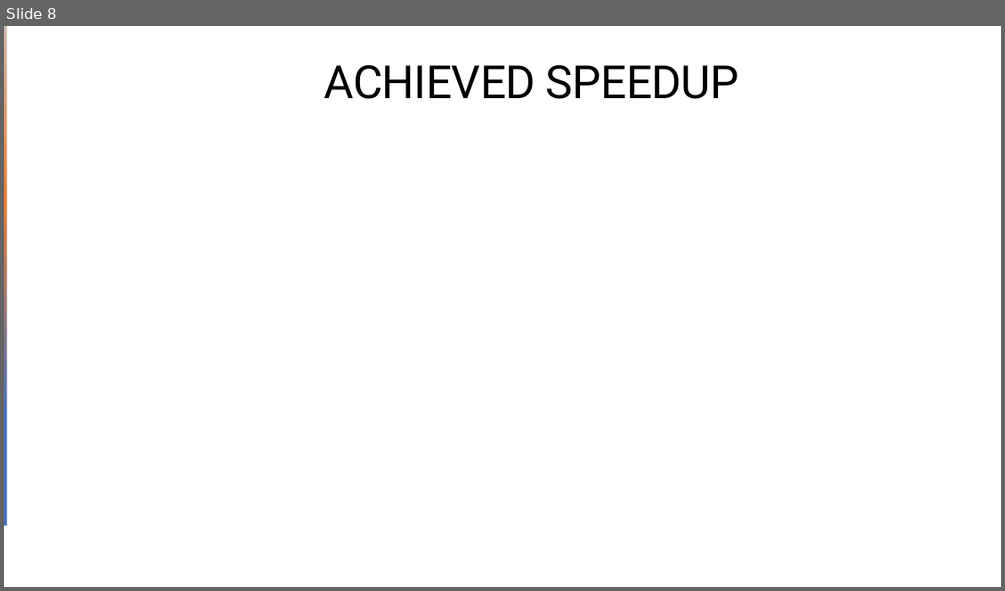
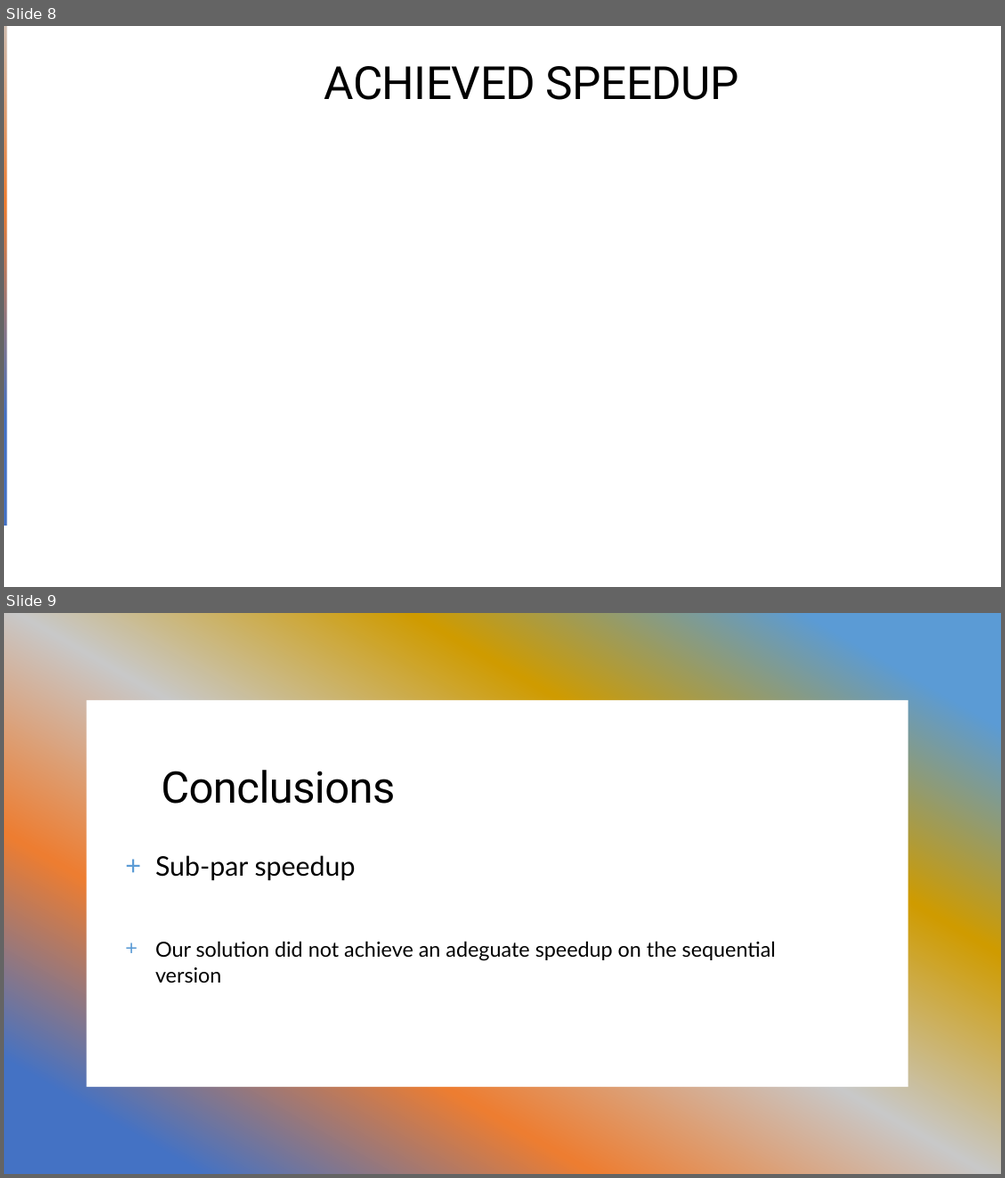
Before and after one commit to salor02/assignment-HPC, a slide deck: assignment-2/ATAX Problem Optimization.pptx. Shown one above the other, each under a label of ours: slide 8 before the commit, slides 8 and 9 after it. The pictures are 1005x591 and 1005x1178 pixels, drawn with LibreOffice and Linux fonts; fonts in the diff are those of the drawing. Boxes give left, top, right and bottom in pixels: in the first picture for what was removed or moved away, otherwise in the second. Text is boxed around its words. In the diff, an @@ line names an element or a change of style, - is before the commit and + after.

Commit message:
Added conclusions to presentation

```diff
--- a/assignment-2/ATAX Problem Optimization.pptx
+++ b/assignment-2/ATAX Problem Optimization.pptx
@@ slide 9 added at (4, 613, 1001, 1174), background #FFFFFF; not listed: 1 template element that a slide beside it also shows @@
@@ rectangle added at (4, 613, 1001, 1174), fill #FFFFFF @@
@@ rectangle added at (4, 613, 1001, 1174), fill gradient #5B9BD5 to #CF9B00 to #C8C8C8 to #ED7D31 to #4472C4 @@
@@ rectangle added at (86, 699, 908, 1086), fill #FFFFFF @@
@@ text added at (161, 770, 395, 803), 42 pt, text #000000 @@
+Conclusions
@@ text added at (155, 855, 776, 983), 20 pt, text #000000 @@
++ Sub-par speedup
++ Our solution did not achieve an adeguate speedup on the sequential version
```
Also in this commit, not shown: 7 other slides changed, 3 other slides added, 1 slide removed.
